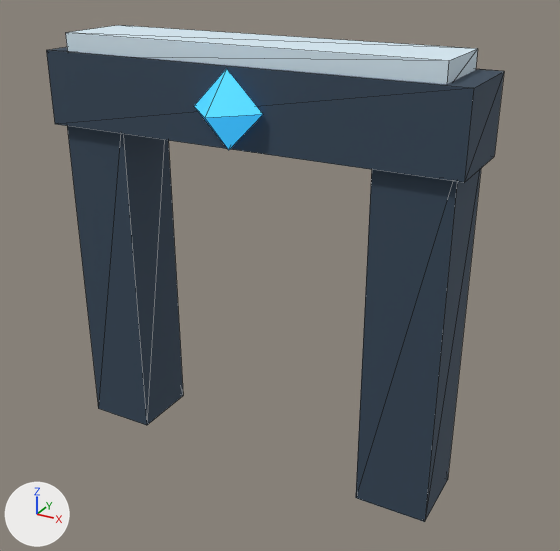
One commit to the glTF model public/assets/models/environment/frozen/temple_gate_arch.glb: the scene before it, then after it.
Rendered twice from a 50 mm lens placed at (3.29, -5.58, 4.65), pointed at (0.25, -0.06, 1.89). Arrows for +X, +Y and +Z are at lower left; the lights stay in place. The older version comes first. Mesh edges are drawn as thin lines. Where no turn or scale is listed for an object, it has been applied to the vertices. Vertices at exactly the same position are counted once.

The scene before the commit, as lines of its bpy script (objects in view):
```python
mat_material_1 = principled_material('Material_1')
mat_material_1.base_color = (0.716, 0.855, 0.939)  # pale blue #dceef8
mat_material_1.metallic = 0.1
mat_material_1.roughness = 0.95
me_mesh_0 = bpy.data.meshes.new('Mesh_0')
me_mesh_0.from_pydata(...)  # a box spanning x -0.32..0.32, y -0.32..0.32, z -1.6..1.6
me_mesh_0.materials.append(mat_material_0)  # dark blue #3a4c5e
me_mesh_1 = bpy.data.meshes.new('Mesh_1')
me_mesh_1.from_pydata(...)  # a box spanning x -0.32..0.32, y -0.32..0.32, z -1.6..1.6
me_mesh_1.materials.append(mat_material_0)  # dark blue #3a4c5e
me_mesh_2 = bpy.data.meshes.new('Mesh_2')
me_mesh_2.from_pydata(...)  # a box spanning x -1.9..1.9, y -0.4..0.4, z -0.32..0.32
me_mesh_2.materials.append(mat_material_0)  # dark blue #3a4c5e
me_mesh_3 = bpy.data.meshes.new('Mesh_3')
me_mesh_3.from_pydata(...)  # a box spanning x -1.7..1.7, y -0.35..0.35, z -0.1..0.1
me_mesh_3.materials.append(mat_material_1)  # pale blue #dceef8
me_mesh_4 = bpy.data.meshes.new('Mesh_4')
me_mesh_4.from_pydata([(0.0, 0.0, 0.32), (0.0, -0.32, 0.0), (0.32, 0.0, 0.0), (0.0, 0.0, -0.32), (0.0, 0.32, 0.0), (-0.32, 0.0, 0.0)], [], [(0, 1, 2), (1, 3, 2), (3, 4, 2), (4, 0, 2), (0, 4, 5), (4, 3, 5), (3, 1, 5), (1, 0, 5)])
me_mesh_4.materials.append(mat_material_2)  # cyan #62d4ff, glowing blue #1177aa
ob_mesh_0 = bpy.data.objects.new('Mesh_0', me_mesh_0)
ob_mesh_0.location = (-1.5, 0.0, 1.6)
ob_mesh_1 = bpy.data.objects.new('Mesh_1', me_mesh_1)
ob_mesh_1.location = (1.5, 0.0, 1.6)
ob_mesh_2 = bpy.data.objects.new('Mesh_2', me_mesh_2)
ob_mesh_2.location = (0.0, 0.0, 3.4)
ob_mesh_3 = bpy.data.objects.new('Mesh_3', me_mesh_3)
ob_mesh_3.parent = ob_node_0
ob_mesh_3.location = (0.0, 0.0, 3.78)
ob_mesh_4 = bpy.data.objects.new('Mesh_4', me_mesh_4)
ob_mesh_4.parent = ob_node_0
ob_mesh_4.location = (0.0, -0.45, 3.4)
```
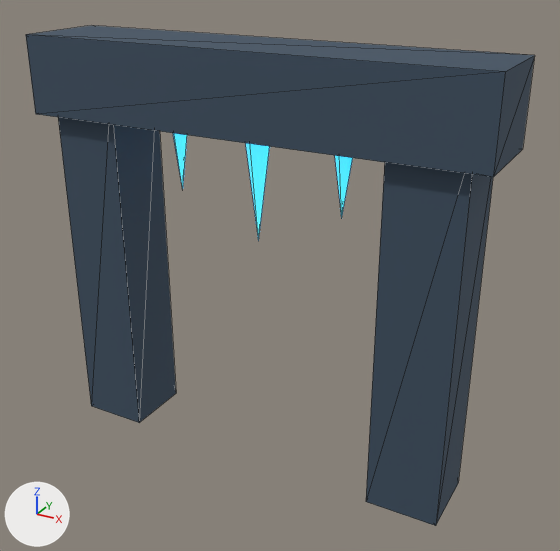
Patch to the scene script:
```diff
--- a/public/assets/models/environment/frozen/temple_gate_arch.glb.py
+++ b/public/assets/models/environment/frozen/temple_gate_arch.glb.py
@@ mat_material_1 @@
 mat_material_1 = principled_material('Material_1')
-mat_material_1.base_color = (0.716, 0.855, 0.939)  # pale blue #dceef8
-mat_material_1.metallic = 0.1
-mat_material_1.roughness = 0.95
+mat_material_1.base_color = (0.254, 0.807, 1.0)  # cyan #8ae8ff
+mat_material_1.metallic = 0.15
+mat_material_1.roughness = 0.2
+mat_material_1.emission_color = (0.016, 0.402, 0.723)  # cyan #22aadd
+mat_material_1.emission_strength = 1.5
+mat_material_1.alpha = 0.9
@@ me_mesh_0 @@
-me_mesh_0.from_pydata(...)  # 8 vertices, 12 faces; spans x -0.32..0.32, y -0.32..0.32, z -1.6..1.6
+me_mesh_0.from_pydata(...)  # 8 vertices, 12 faces; spans x -0.32..0.32, y -0.32..0.32, z -1.7..1.7
+# me_mesh_0 part 1: the whole mesh is scaled about its middle by (1, 1, 1.06)
 me_mesh_0.materials.append(mat_material_0)
@@ me_mesh_1 @@
-me_mesh_1.from_pydata(...)  # 8 vertices, 12 faces; spans x -0.32..0.32, y -0.32..0.32, z -1.6..1.6
+me_mesh_1.from_pydata(...)  # 8 vertices, 12 faces; spans x -0.32..0.32, y -0.32..0.32, z -1.7..1.7
+# me_mesh_1 part 2: the whole mesh is scaled about its middle by (1, 1, 1.06)
 me_mesh_1.materials.append(mat_material_0)
@@ me_mesh_2 @@
-me_mesh_2.from_pydata(...)  # 8 vertices, 12 faces; spans x -1.9..1.9, y -0.4..0.4, z -0.32..0.32
+me_mesh_2.from_pydata(...)  # 8 vertices, 12 faces; spans x -2.1..2.1, y -0.43..0.43, z -0.35..0.35
+# me_mesh_2 part 3: the whole mesh is scaled about its middle by (1.11, 1.06, 1.08)
 me_mesh_2.materials.append(mat_material_0)
@@ me_mesh_3 @@
 # used by ob_mesh_3; parent = ob_node_0; location = (0.0, 0.0, 3.78)
-me_mesh_3.from_pydata(...)  # 8 vertices, 12 faces; spans x -1.7..1.7, y -0.35..0.35, z -0.1..0.1
+me_mesh_3.from_pydata(...)  # 7 vertices, 8 faces; spans x -0.12..0.12, y -0.12..0.12, z -0.4..0.4
+# me_mesh_3 part 4: 8 vertices removed from x -1.7..1.7, y -0.35..0.35, z -0.1..0.1
+# me_mesh_3 part 5: 7 vertices added at x -0.12..0.12, y -0.12..0.12, z -0.4..0.4
 me_mesh_3.materials.append(mat_material_1)
@@ me_mesh_4 @@
 # used by ob_mesh_4; parent = ob_node_0; location = (0.0, -0.45, 3.4)
-me_mesh_4.from_pydata(...)  # 6 vertices, 8 faces; spans x -0.32..0.32, y -0.32..0.32, z -0.32..0.32
-me_mesh_4.materials.append(mat_material_2)  # cyan #62d4ff, glowing blue #1177aa
+me_mesh_4.from_pydata(...)  # 7 vertices, 8 faces; spans x -0.15..0.15, y -0.15..0.15, z -0.55..0.55
+# me_mesh_4 part 6: the whole mesh is rebuilt
+me_mesh_4.materials.append(mat_material_1)  # cyan #8ae8ff, glowing cyan #22aadd
@@ me_mesh_5 @@
+me_mesh_5.from_pydata([(0.0, 0.0, -0.4), (0.0, 0.12, 0.4), (0.12, 0.0, 0.4), (0.0, -0.12, 0.4), (-0.12, 0.0, 0.4), (0.0, 0.12, 0.4), (0.0, 0.0, 0.4)], [], [(1, 2, 0), (2, 3, 0), (3, 4, 0), (4, 5, 0), (2, 1, 6), (3, 2, 6), (4, 3, 6), (5, 4, 6)])
+me_mesh_5.materials.append(mat_material_1)  # cyan #8ae8ff, glowing cyan #22aadd
@@ ob_mesh_0 @@
 ob_mesh_0 = bpy.data.objects.new('Mesh_0', me_mesh_0)
-ob_mesh_0.location = (-1.5, 0.0, 1.6)
+ob_mesh_0.location = (-1.6, 0.0, 1.7)
@@ ob_mesh_1 @@
 ob_mesh_1 = bpy.data.objects.new('Mesh_1', me_mesh_1)
-ob_mesh_1.location = (1.5, 0.0, 1.6)
+ob_mesh_1.location = (1.6, 0.0, 1.7)
@@ ob_mesh_2 @@
 ob_mesh_2 = bpy.data.objects.new('Mesh_2', me_mesh_2)
-ob_mesh_2.location = (0.0, 0.0, 3.4)
+ob_mesh_2.location = (0.0, 0.0, 3.5)
@@ ob_mesh_3 @@
 ob_mesh_3.parent = ob_node_0
-ob_mesh_3.location = (0.0, 0.0, 3.78)
+ob_mesh_3.location = (-0.8, 0.0, 2.9)
+ob_mesh_3.rotation_euler = (3.142, 0.0, 0.0)  # degrees (180, 0, 0)
@@ ob_mesh_4 @@
 ob_mesh_4.parent = ob_node_0
-ob_mesh_4.location = (0.0, -0.45, 3.4)
+ob_mesh_4.location = (0.0, 0.0, 2.7)
+ob_mesh_4.rotation_euler = (3.142, 0.0, 0.0)  # degrees (180, 0, 0)
@@ ob_mesh_5 @@
+ob_mesh_5 = bpy.data.objects.new('Mesh_5', me_mesh_5)
+ob_mesh_5.location = (0.8, 0.0, 2.9)
```

What differs and where, as boxes (x1, y1, x2, y2) in the pictures (560 x 551 px):
'Mesh_2', rescaled (11% wider, 12% taller): before (46, 47, 504, 183); after (26, 25, 535, 177)
'Mesh_1', moved, rescaled: before (356, 169, 481, 522); after (366, 162, 493, 526)
'Mesh_0', moved, rescaled: before (67, 126, 183, 425); after (58, 117, 176, 423)
'Mesh_3', recoloured, surface changed, reshaped, moved, turned: before (66, 25, 478, 84); after (173, 133, 187, 189)
'Mesh_4', recoloured, surface changed, reshaped, moved, turned: before (194, 68, 263, 150); after (245, 143, 270, 241)
'Mesh_5', added: after (335, 155, 353, 218)
part 4 of me_mesh_3, deleted: before (66, 25, 478, 84)
part 5 of me_mesh_3, added: after (173, 133, 187, 189)
